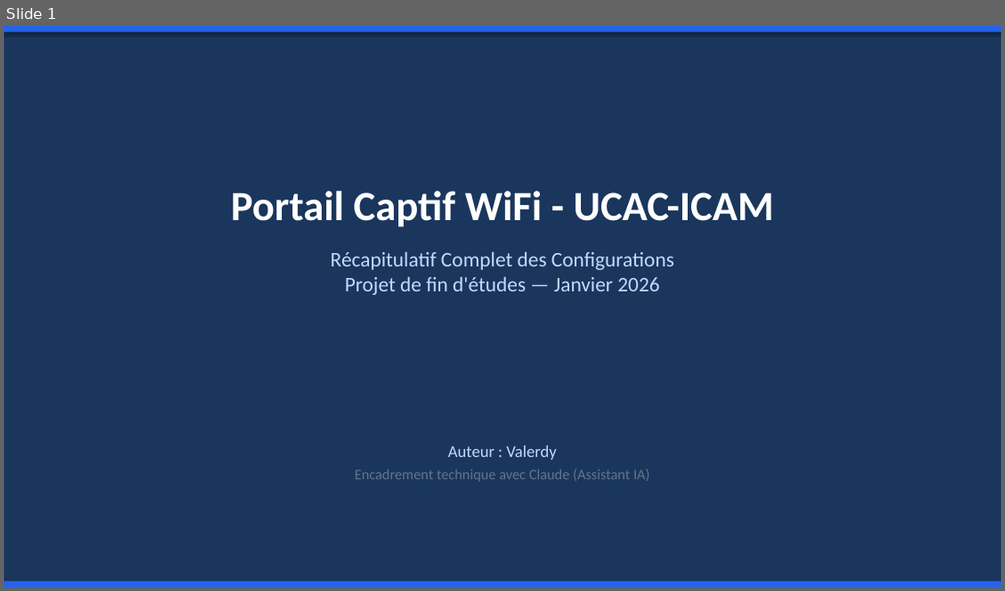
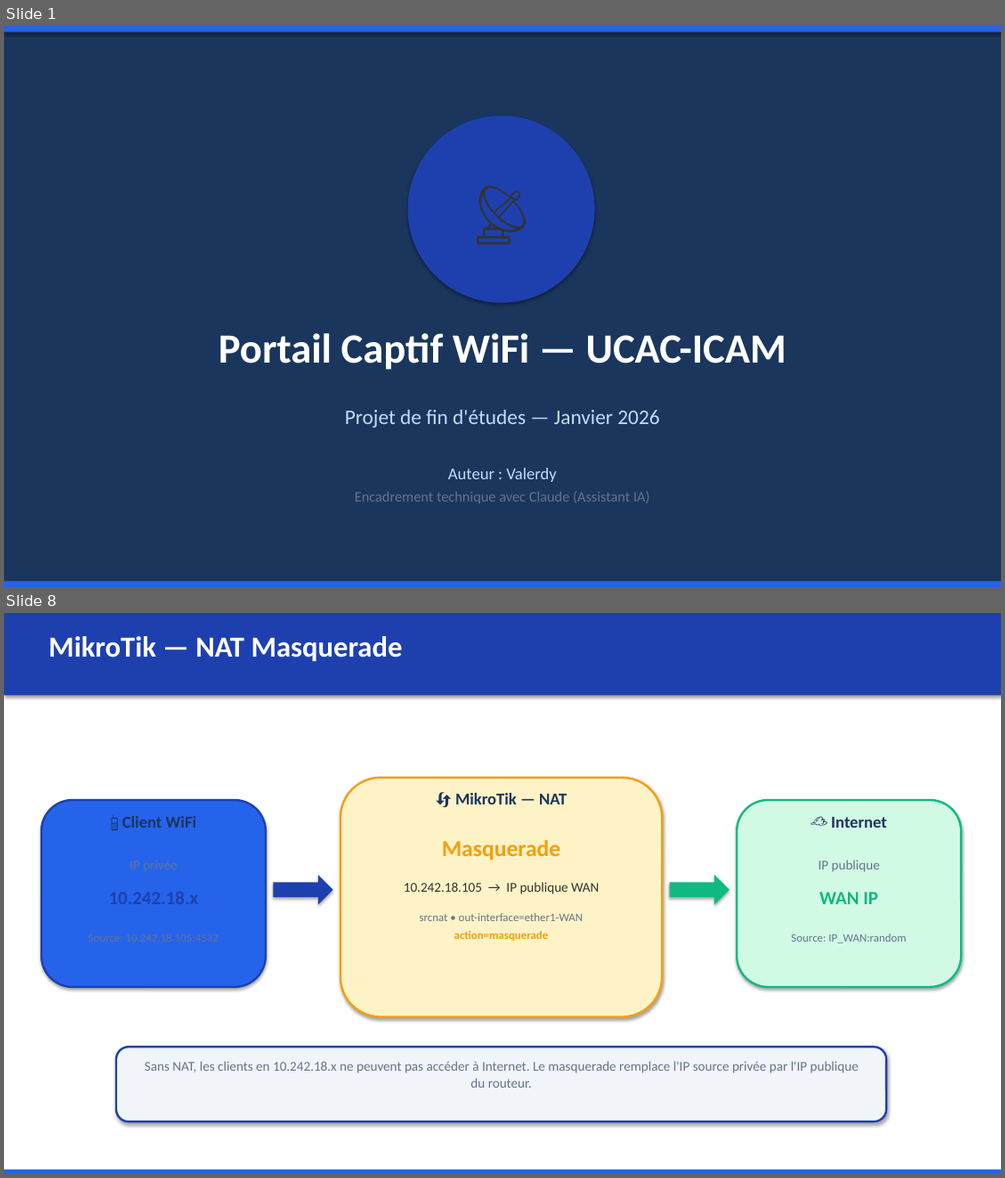
Before and after one commit to Valerdy/captive-portal, a slide deck: Presentation_Portail_Captif_UCAC_ICAM.pptx. Shown one above the other, each under a label of ours: slide 1 before the commit, slides 1 and 8 after it; the slides between them are not shown. The pictures are 1005x591 and 1005x1178 pixels, drawn with LibreOffice and Linux fonts; fonts in the diff are those of the drawing. Boxes give left, top, right and bottom in pixels: in the first picture for what was removed or moved away, otherwise in the second. Text is boxed around its words. In the diff, an @@ line names an element or a change of style, - is before the commit and + after.

```diff
--- a/Presentation_Portail_Captif_UCAC_ICAM.pptx
+++ b/Presentation_Portail_Captif_UCAC_ICAM.pptx
@@ slide 8 added at (4,613,1001,1174), background #FFFFFF @@
@@ rectangle added at (4,613,1001,695), fill #1E40AF @@
@@ text added at (48,636,403,661), 28 pt, text #FFFFFF, bold @@
+MikroTik — NAT Masquerade
@@ rounded rectangle added at (340,778,662,1017), fill #FEF3C7, outline #F59E0B 2 pt @@
@@ text added at (455,793,566,804), 16 pt, text #1A365D, bold @@
+🔄 MikroTik — NAT
@@ rounded rectangle added at (41,800,266,987), fill #2563EB, outline #1E40AF 2 pt @@
@@ text added at (122,816,197,827), 16 pt, text #1A365D, bold @@
+📱 Client WiFi
@@ rounded rectangle added at (736,800,961,987), fill #D1FAE5, outline #10B981 2 pt @@
@@ text added at (831,817,887,827), 16 pt, text #1A365D, bold @@
+☁ Internet
@@ text added at (442,840,560,860), 22 pt, text #F59E0B, bold @@
+Masquerade
@@ right arrow added at (273,875,333,905), fill #1E40AF @@
@@ right arrow added at (670,875,729,905), fill #10B981 @@
@@ text added at (818,860,880,872), 13 pt, text #64748B @@
+IP publique
@@ text added at (404,882,599,941), 11 pt, text #64748B @@
+10.242.18.105 → IP publique WAN
+srcnat • out-interface=ether1-WAN
+action=masquerade
@@ text added at (819,892,878,904), 18 pt, text #10B981, bold @@
+WAN IP
@@ text added at (791,933,906,943), 11 pt, text #64748B @@
+Source: IP_WAN:random
@@ rounded rectangle added at (116,1046,886,1121), fill #F1F5F9, outline #1E40AF 2 pt @@
@@ text added at (145,1061,858,1087), 13 pt, text #64748B @@
+Sans NAT, les clients en 10.242.18.x ne peuvent pas accéder à Internet. Le masquerade remplace l'IP source privée par l'IP publique du routeur.
@@ rectangle added at (4,1169,1001,1174), fill #2563EB @@
@@ slide 1 changed as well @@
@@ ellipse added at (408,116,595,303), fill #1E40AF, 60 pt, text #333333 @@
+📡
@@ text added at (218,333,786,370), 40 pt, text #FFFFFF, bold @@
+Portail Captif WiFi — UCAC-ICAM
@@ text at (345,410,659,427): text changed @@
-Portail Captif WiFi - UCAC-ICAM
-Récapitulatif Complet des Configurations
-Projet de fin d'études — Janvier 2026
+Projet de fin d'études — Janvier 2026
@@ text "Auteur : Valerdy": place and size @@
-text "Auteur : Valerdy" at (355,445,650,481)
+text "Auteur : Valerdy" at (355,467,650,503)
```
Also in this commit, not shown: 9 other slides changed, 8 other slides added, 23 slides removed, 1 other file.
